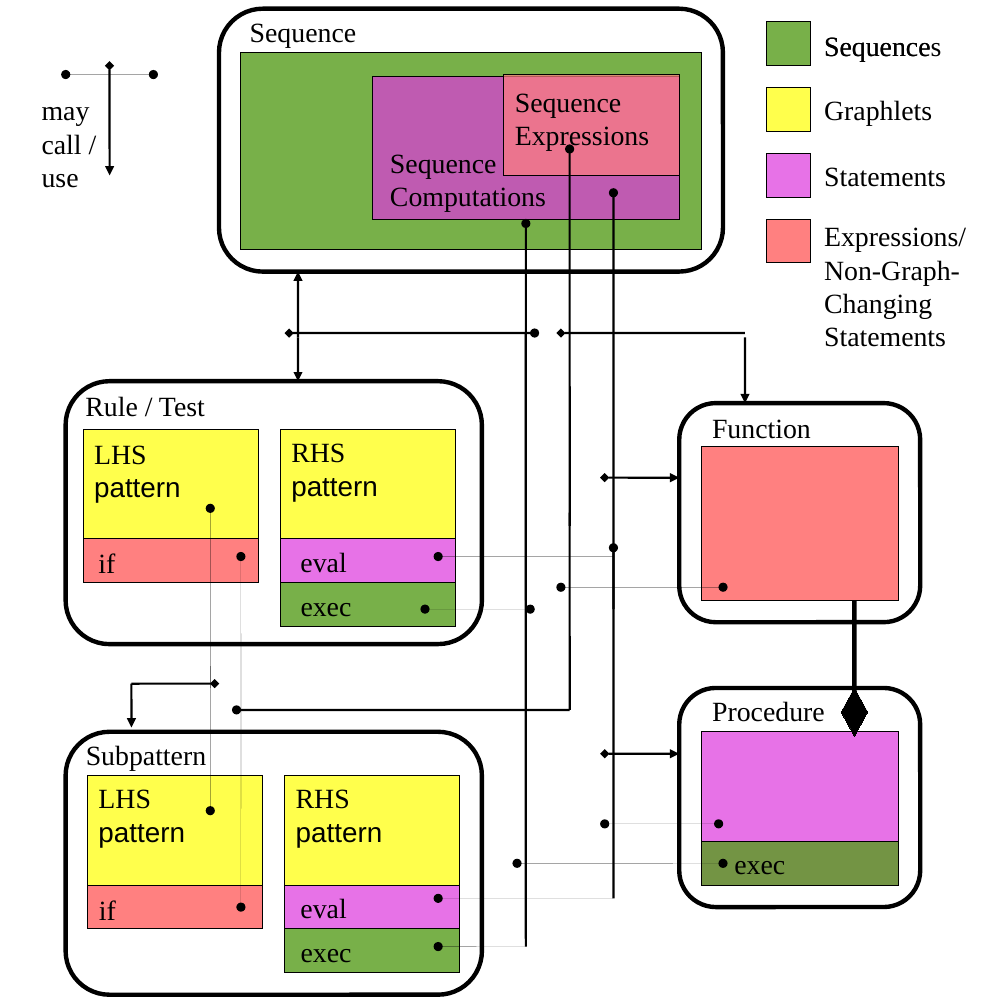
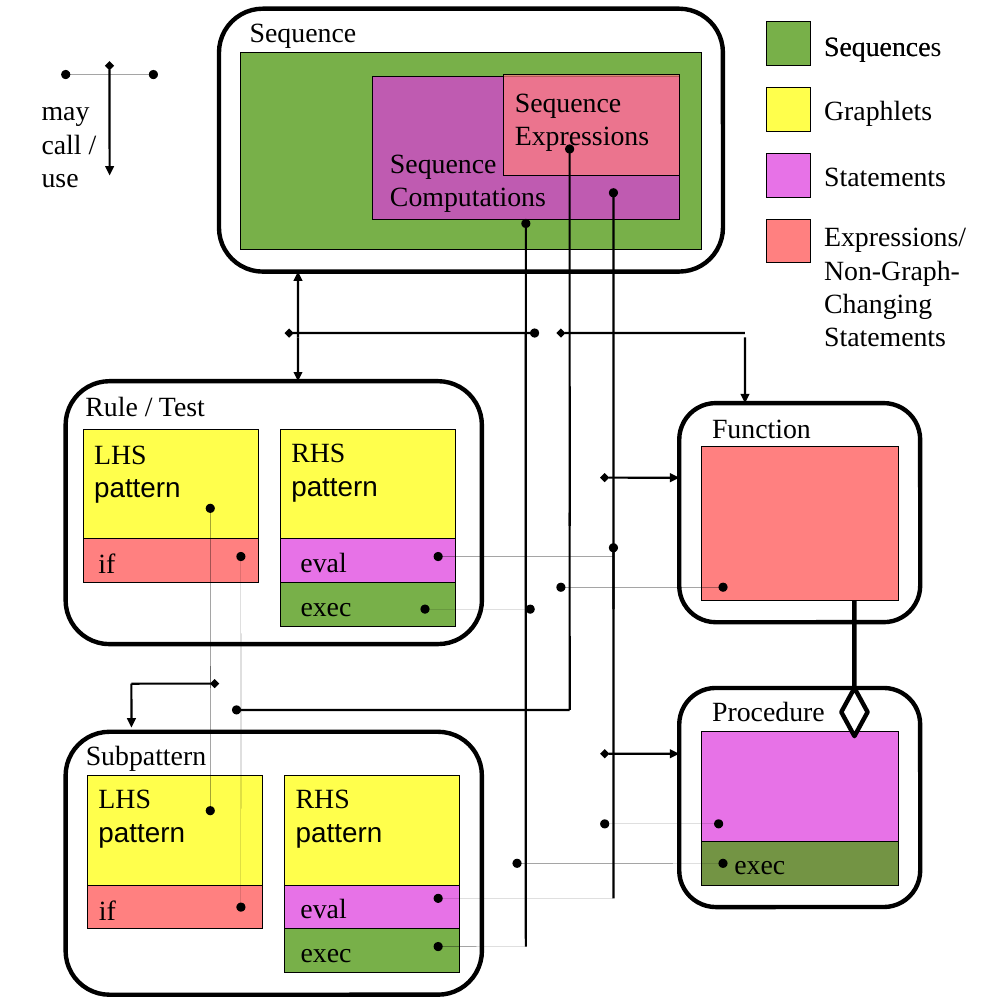
Before and after one commit to ejaku/grgen, a slide deck: slide 1 of doc/fig/ComputationContainmentAndCallability.odp. Drawn at 1008x1008 pixels with LibreOffice and Linux fonts; fonts in the diff are those of the drawing. Boxes give left, top, right and bottom in pixels: in the first picture for what was removed or moved away, otherwise in the second. Text is boxed around its words. In the diff, an @@ line names an element or a change of style, - is before the commit and + after.

```diff
--- a/doc/fig/ComputationContainmentAndCallability.odp
+++ b/doc/fig/ComputationContainmentAndCallability.odp
@@ diamond at [841, 688, 868, 735]: fill #000000 to #FFFFFF; outline #000000 0 pt to #000000 2.83 pt @@
```
Also in this commit, not shown: 14 other files.
